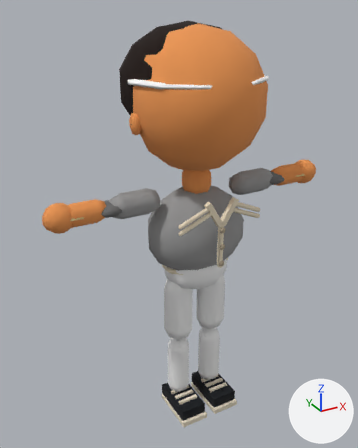
An edit to the Blender file assets/v2/source/junebug-pilot.blend, drawn before and after from the same camera.
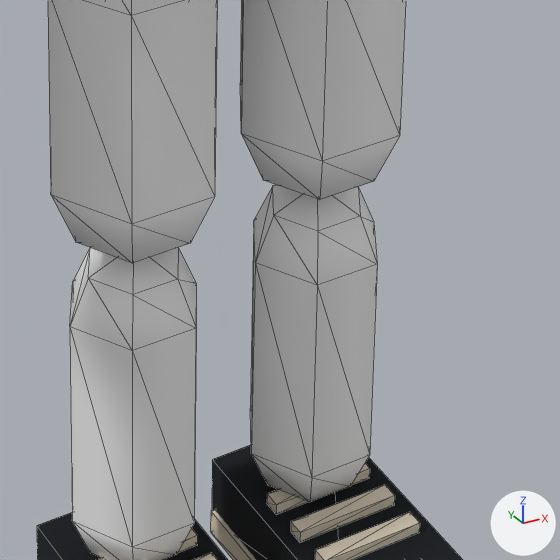
Each version appears first whole from a camera (50 mm lens) standing at (-2.35, -3.93, 4.13) and looking at (-0.07, 0.22, 2.06), and next in a close-up on the part from 43% to 70% of the width and 66% to 87% of the height. The axes (+X, +Y, +Z) are drawn at lower right. The lights are the same throughout. The older version's two pictures come first. The close-ups show mesh edges as thin lines.

Objects in the first close-up: 'kid_nostrike_LOD0'.
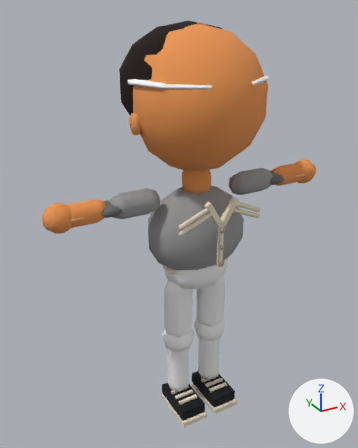
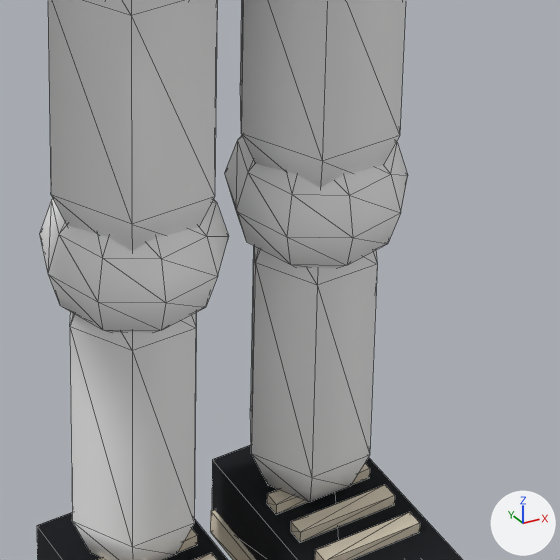
Changed parts and their boxes (x1, y1, x2, y2) in the close-ups (560 x 560 px):
part 1 of me_kid_nostrike_lod0, added: after (40, 199, 229, 333)
part 2 of me_kid_nostrike_lod0, added: after (224, 136, 408, 268)

What changed in the scene script:
```text
Change me_kid_nostrike_lod0:
    used by ob_kid_nostrike_lod0; location = (0.0, 0.0, 0.0)
    remove me_kid_nostrike_lod0.from_pydata(...)  # 2102 vertices, 2542 faces; spans x -1.51..1.51, y -0.57..0.86, z -0.06..4.02
    add me_kid_nostrike_lod0.from_pydata(...)  # 2238 vertices, 2722 faces; spans x -1.51..1.51, y -0.57..0.86, z -0.06..4.02
    me_kid_nostrike_lod0 part 1: a new loose piece of 68 vertices spanning x -0.38..-0.03, y -0.18..0.18, z 0.67..0.98, in mat_m_uniform
    me_kid_nostrike_lod0 part 2: a new loose piece of 68 vertices spanning x 0.02..0.37, y -0.18..0.18, z 0.67..0.98, in mat_m_uniform
```
